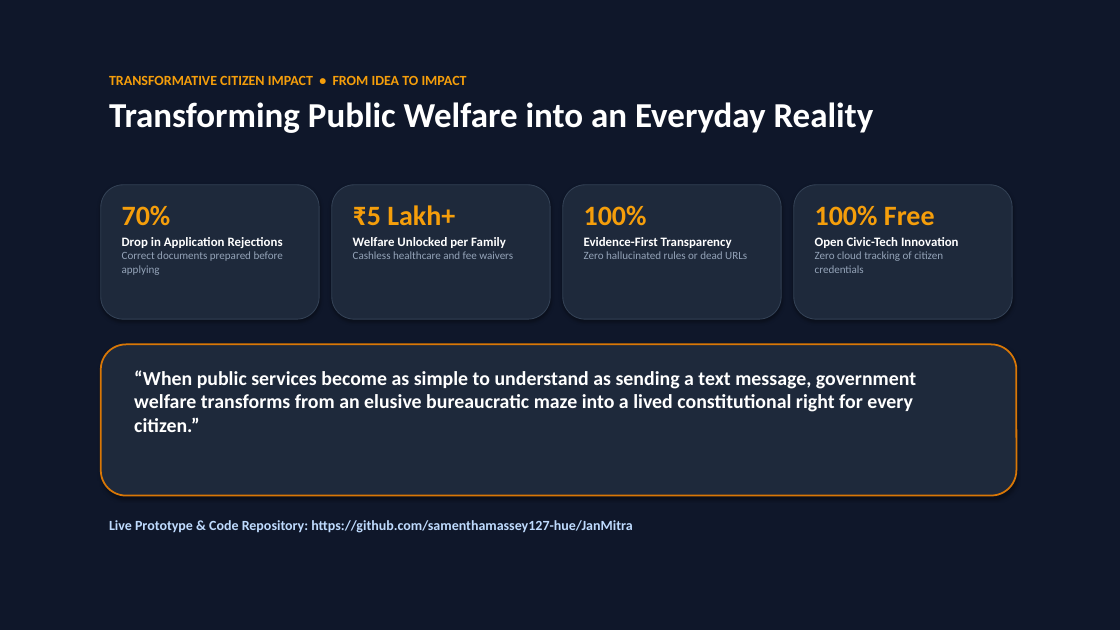
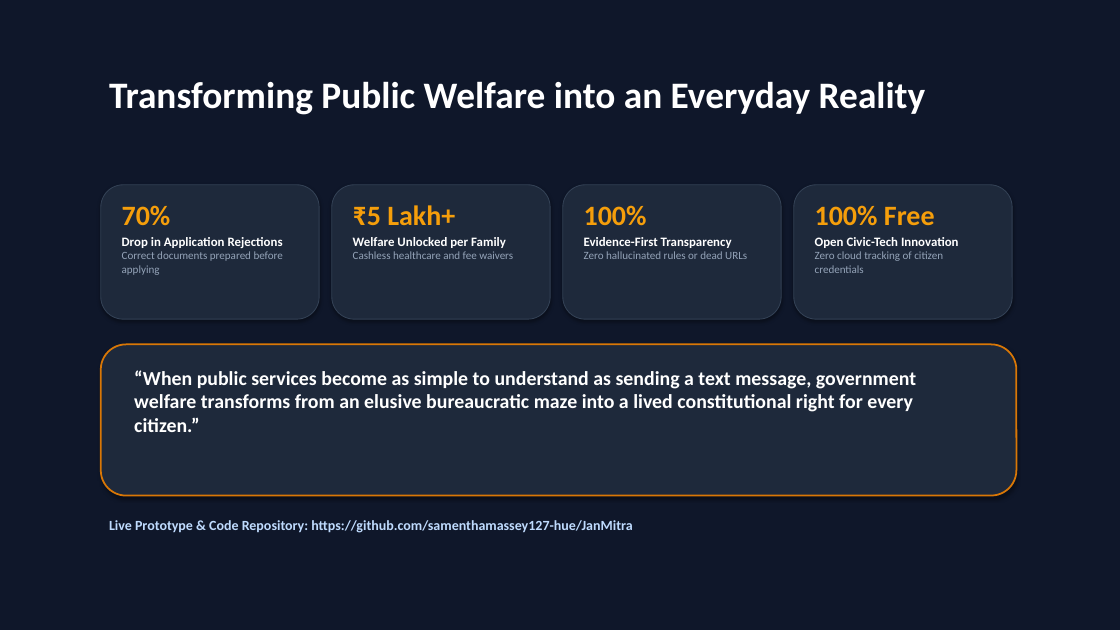
Before and after one commit to samenthamassey127-hue/JanMitra, a slide deck: slide 7 of JanMitra_Presentation.pptx. Drawn at 1120x630 pixels with LibreOffice and Linux fonts; fonts in the diff are those of the drawing. Boxes give left, top, right and bottom in pixels: in the first picture for what was removed or moved away, otherwise in the second. Text is boxed around its words. In the diff, an @@ line names an element or a change of style, - is before the commit and + after.

```diff
--- a/JanMitra_Presentation.pptx
+++ b/JanMitra_Presentation.pptx
@@ text "Transforming Public Welfare into an ..." at <box>109,81,926,115</box>: size 30 to 32 pt; less space between paragraphs @@
@@ text at <box>109,76,467,85</box>: paragraph removed @@
-TRANSFORMATIVE CITIZEN IMPACT • FROM IDEA TO IMPACT
```
Also in this commit, not shown: 6 other slides changed, 3 other files.
